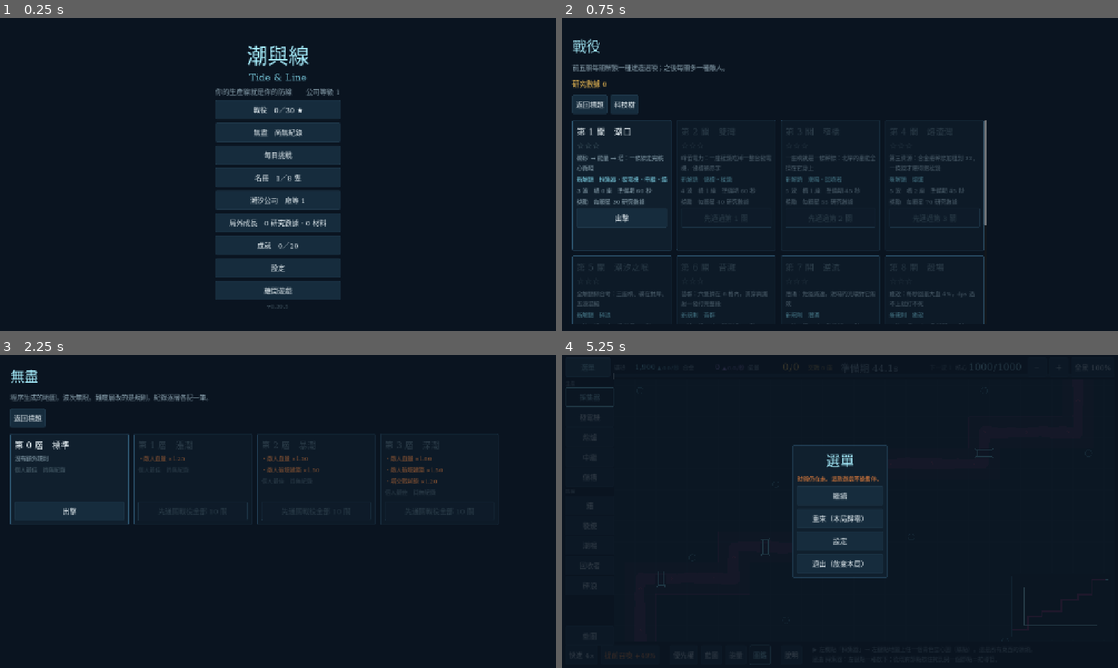
Above: before the commit, frames 1-4 (two rows, left to right).
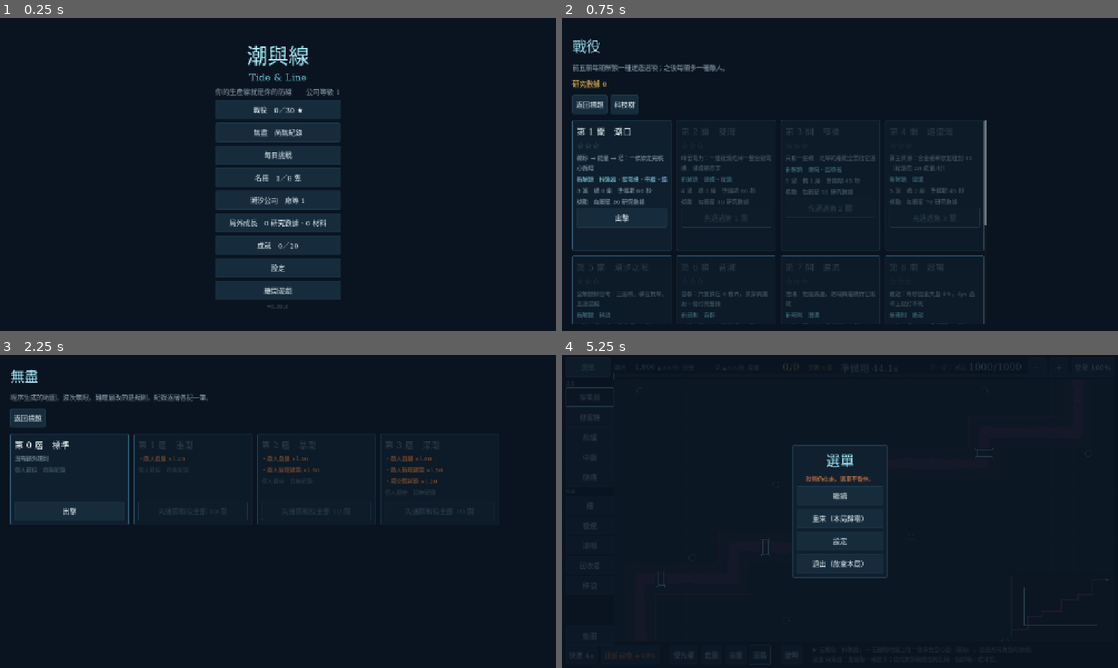
Above: after the commit, the same moments.

Repository: XiaoLin-001/TheGame
Game: Godot game, scene res://scenes/Main.tscn
Same seed, same stepped clock (60 frames per second), same inputs: the game is played once before the commit and once after it.
Inputs:
- Up to frame 1 (0.25 s): no input
- Up to frame 2 (0.75 s): click "戰役 0／30 ★" at 0.5 s
- Up to frame 3 (2.25 s): click "返回標題" at 1.25 s; click "無盡 尚無紀錄" at 2 s
- Up to frame 4 (5.25 s): click "返回標題" at 2.75 s; click "每日挑戰" at 3.5 s; click "開始（統一配置）" at 4.25 s; click "選單" at 5 s

The runs differ from the first frame. In frame 2, 0.6% of the frame differs, in the area x 40-75%, y 44-90%; in frame 3, nothing differs; in frame 4, 0.2%.

Commit message:
B3.9.5 介面說事實（VERSION 0.39.6）
使用者：「把所有長得像 AI 文字的部分都修掉。」

掃過 569 條玩家看得到的字串，改寫 20 條。B2.7.3 那四條禁令一條都沒抓到要修
的東西——四條抓的是句子的形狀（破折號、對句、開發代號、markdown），而「像
AI 寫的」那件事的形狀是語氣：替玩家下結論、替設計辯護。

改掉的那一類：
- 「單打比錨弱，敵人擠成一團時才划算」→「單打的傷害比錨低」
- 「減速與破甲各自取最大，所以和潮鳴疊得起來」→「減速與破甲各自取最大」
- 「塔只有交戰時吃電，待機 0：約束是峰值電力，不是平均」→ 砍掉冒號後半
- 「交戰耗能 −8%（待機本來就是 0）」→「（待機耗能 0）」
- 「達成的當下就入帳，沒有領取鈕」→「達成的當下就入帳」
- 「時間仍在走。這款遊戲不能暫停」→「時間仍在走。選單不暫停」

抓不到的規則等於沒有規則：`qa/copy_tells.py` 加三條偵測（結論詞／評價詞／
辯護詞，基準各 0 條），`20_ART_DIRECTION.md` §3.5 與 CLAUDE.md 的基準同步。
原四條基準未動——那八條破折號全部是錯誤訊息接補救步驟，逐條看過。

19 支測試全過、十個畫面的 clicktest 全 PASS、exe 上四個畫面 PASS。

Co-Authored-By: Claude Opus 5 <noreply@anthropic.com>

Diff:
--- a/godot/data/Campaign.gd
+++ b/godot/data/Campaign.gd
@@ -1035,12 +1035,12 @@
 	{
 		"map": L3, "demo": L3_DEMO, "unlocked": L3_BUILD,
 		"star_throughput": 0.6, "reward": 55,
-		"lesson": "一座橋就是一條幹線：北岸的產能全擠在它身上",
+		"lesson": "只有一座橋：北岸的產能全要從它過",
 	},
 	{
 		"map": L4, "demo": L4_DEMO, "unlocked": L4_BUILD,
 		"star_throughput": 0.5, "reward": 70,
-		"lesson": "第三資源：合金把幹線加粗到 22，一條線才餵得飽稜鏡",
+		"lesson": "第三資源：合金把幹線加粗到 22（稜鏡吃 20 能量/秒）",
 	},
 	{
 		"map": L5, "demo": L5_DEMO, "unlocked": L5_BUILD,
@@ -1055,7 +1055,7 @@
 	{
 		"map": L7, "demo": L7_DEMO, "unlocked": ACT2_BUILD,
 		"star_throughput": 0.40, "reward": 110,
-		"lesson": "潛涌：免疫減速，潮鳴的光環對它無效",
+		"lesson": "潛涌：免疫減速，潮鳴與霜礁對它無效",
 	},
 	{
 		"map": L8, "demo": L8_DEMO, "unlocked": ACT2_BUILD,
@@ -1065,7 +1065,7 @@
 	{
 		"map": L9, "demo": L9_DEMO, "unlocked": ACT2_BUILD,
 		"star_throughput": 0.35, "reward": 140,
-		"lesson": "混編：苔群、潛涌、癒殼兩兩同時來，一份電要分給三種答案",
+		"lesson": "混編：苔群、潛涌、癒殼兩兩同時來",
 	},
 	{
 		"map": L10, "demo": L10_DEMO, "unlocked": ACT2_BUILD,
--- a/godot/data/Tech.gd
+++ b/godot/data/Tech.gd
@@ -56,7 +56,7 @@
 	{
 		"id": "eff1", "branch": DEFENSE, "line": "eff", "tier": 1,
 		"name": "能量效率 I", "effect": "engage_mult", "value": 0.92,
-		"desc": "塔的「交戰」耗能 −8%（待機本來就是 0）。",
+		"desc": "塔的「交戰」耗能 −8%（待機耗能 0）。",
 	},
 	{
 		"id": "eff2", "branch": DEFENSE, "line": "eff", "tier": 2,
--- a/godot/scripts/core/GameState.gd
+++ b/godot/scripts/core/GameState.gd
@@ -10,7 +10,7 @@
 ## `0.<全域批次序號>.<修補>`。**批次編號就編在版本號裡**，所以這裡不再另存一個
 ## `BATCH` 字串——B0.6 與 B0.6.1 連續兩批都忘了同步它，標題畫面掛著 `B0.5` 三天。
 ## 兩個必須手動保持一致的常數，遲早會不一致；批次名稱在 `CHANGELOG.md` 與 git log。
-const VERSION := "0.39.5"
+const VERSION := "0.39.6"
 
 const GAME_NAME := "潮與線"
 const GAME_NAME_EN := "Tide & Line"
--- a/godot/scripts/game/BuildController.gd
+++ b/godot/scripts/game/BuildController.gd
@@ -26,7 +26,7 @@
 	Build.NO_ORE: "礦砂不夠",
 	Build.NO_ALLOY: "合金不夠——合金要蓋熔爐、而且熔爐要接到核心才入帳",
 	Build.LOCKED: "這一關還沒解鎖這種節點",
-	Build.OVERLAPS: "這條線會和一條既有導管疊在一起——兩條線畫在同一排格上看不出是兩條，請改個走法",
+	Build.OVERLAPS: "這條線會和一條既有導管疊在一起——改個走法，或先放一個中繼繞開",
 }
 
 
--- a/godot/scripts/screens/Achievements.gd
+++ b/godot/scripts/screens/Achievements.gd
@@ -110,7 +110,7 @@
 		], 16, Palette.ENERGY_AMBER, false
 	))
 	col.add_child(UiKit.label(
-		"達成的當下就入帳，沒有領取鈕。",
+		"達成的當下就入帳。",
 		13, Palette.TEXT_SECONDARY, false
 	))
 
--- a/godot/scripts/screens/Battle.gd
+++ b/godot/scripts/screens/Battle.gd
@@ -4009,9 +4009,9 @@
 	var col := UiKit.vbox(3)
 	box.add_child(col)
 	for line: String in [
-		"操作　左鍵做事、中鍵移動視野、滾輪縮放、ESC 開選單。沒有右鍵",
+		"操作　左鍵做事、中鍵移動視野、滾輪縮放、ESC 開選單",
 		"　蓋節點：左欄選一種 → 左鍵點地圖上的一格",
-		"　拉導管：從一個節點按住左鍵，拖到另一個節點放開（隨時都能拖，不用切模式）",
+		"　拉導管：從一個節點按住左鍵，拖到另一個節點放開（隨時都能拖）",
 		"　檢　視：左鍵點一座建築或一條導管 → 右邊出現它的數據，升級與拆除也在那個面板上",
 		"　　　　　升級：每一級加的東西不同，耗能一律 +25%／級，上限 5 級，隨局結束消失｜拆除返還 75%",
 		"　取　消：再點一次同一個東西＝收起面板；再按一次左欄的節點鈕＝放下手上那一種",
@@ -4024,7 +4024,7 @@
 		_bridge_line(),
 		"　節點不能蓋在敵人路徑上",
 		"　敵人走過時會打壞相鄰 1 格的東西 → 塔與導管退開 2 格就安全",
-		"　塔只有交戰時吃電，待機 0：約束是「峰值電力」，不是平均",
+		"　塔只有交戰時吃電，待機 0",
 		"",
 		"底欄　快進 4×（只有準備期）｜提前召喚（提早開波換掉落倍率）｜優先權（缺料時誰先餓死）",
 	]:
@@ -4565,18 +4565,18 @@
 		"extractor": "礦砂的源頭。只能蓋在礦點上，而且要接到核心才入帳。",
 		"generator": "把礦砂燒成能量。全遊戲唯一的電力來源，每台吃 4 礦砂/秒。",
 		"smelter": "合金的唯一來源。吃礦砂也吃電，而且待機也吃 10 能量/秒。合金要接到核心才入帳。",
-		"breaker": "濺射：打中最前那一隻，順便打它周圍 2.5 格內的每一隻。單打比錨弱，敵人擠成一團時才划算。",
+		"breaker": "濺射：打中最前那一隻，順便打它周圍 2.5 格內的每一隻。單打的傷害比錨低。",
 		"relay": "轉彎與分岔用。導管只能走直線與 45°，所有拐角都靠它。",
-		"silo": "準備期存電、波次期放電。充放電速率受它自己那條導管的 cap 限制，擺太遠或線太細就趕不上。",
-		"anchor": "最便宜的塔，物理傷害。護甲是減法，打甲殼很吃虧。",
+		"silo": "準備期存電、波次期放電。充放電速率受它自己那條導管的 cap 限制。",
+		"anchor": "最便宜的塔，物理傷害。護甲是減法，而甲殼有護甲 8。",
 		"prism": "最貴的塔，能量傷害穿透一直線。與路徑同一列時可一次貫穿整段。",
 		"knell": "不開火。減速 40% ＋ 破甲 25%，多座不疊加，取最強的一座。",
 		# `Label` 不解析 Markdown——`**任何**` 會原樣印出兩排星號（B0.7.1／B0.7.3
 		# 各犯過一次，這裡是第三處，B1.1 一併掃掉）。強調一律用「」。
-		"reclaimer": "射程內「任何」敵人死亡就回收能量（不限自己擊殺）。蓋在敵人常死的那一段路上。",
-		"longcall": "射程 12，一座蓋掉大圖的一個象限。每瓦傷害中等，用來補防線的空隙。",
-		"frostreef": "不開火。減速 65%（潮鳴 40%）但「沒有」破甲，射程只有 3，電費是潮鳴的 1.8 倍。減速與破甲各自取最大，所以和潮鳴疊得起來，但兩座都要吃電。",
-		"ballast": "血量 90（其餘塔 60），每瓦傷害全場最高。造價 240 礦砂＋100 合金，而合金要一座待機吃 10 電的熔爐。",
+		"reclaimer": "射程內「任何」敵人死亡就回收能量，不限自己擊殺。",
+		"longcall": "射程 12，一座蓋掉大圖的一個象限。每瓦傷害中等。",
+		"frostreef": "不開火。減速 65%（潮鳴 40%），「沒有」破甲，射程 3，電費是潮鳴的 1.8 倍。減速與破甲各自取最大。",
+		"ballast": "血量 90（其餘塔 60），每瓦傷害全場最高。造價 240 礦砂 ＋ 100 合金。",
 	}.get(type, ""))
 	if def.has("ore_out"):
 		out.append("產出　＋%.0f 礦砂/秒" % float(def["ore_out"]))
@@ -5133,7 +5133,7 @@
 	var col := UiKit.vbox(8)
 	box.add_child(col)
 	col.add_child(UiKit.label("選單", 32, Palette.ORDER_BRIGHT))
-	col.add_child(UiKit.label("時間仍在走。這款遊戲不能暫停。", 13, Palette.WARN_ORANGE))
+	col.add_child(UiKit.label("時間仍在走。選單不暫停。", 13, Palette.WARN_ORANGE))
 	_menu_buttons.clear()
 	# 「重來」與「退出」的代價寫在鈕上。**不做二次確認**：R1 說失敗只花時間，
 	# 而一句括號比一個確認框省一次點擊，也省一整個對話框元件。
--- a/godot/scripts/screens/Settings.gd
+++ b/godot/scripts/screens/Settings.gd
@@ -140,7 +140,7 @@
 	for v: Array in VOLUMES:
 		col.add_child(_volume_row(String(v[0]), String(v[1])))
 	col.add_child(UiKit.label(
-		"※ 音樂分兩層：準備期只有底層，開打時打擊層淡入。同一首曲子，不換曲。",
+		"※ 音樂分兩層：準備期只有底層，開打時打擊層淡入。",
 		13, Palette.TEXT_DISABLED, false
 	))
 
@@ -172,7 +172,7 @@
 		res_row.add_child(UiKit.touchable(b))
 
 	col.add_child(UiKit.label(
-		"※ 沒有鍵位設定：這款遊戲只綁了一顆鍵（ESC ＝ 選單／返回），其餘全在滑鼠上。",
+		"※ 只有一顆鍵：ESC ＝ 選單／返回。其餘操作都在滑鼠上。",
 		13, Palette.TEXT_DISABLED, false
 	))
 
Not shown, changed: CHANGELOG.md
Not shown, changed: CLAUDE.md
Not shown, changed: docs/20_ART_DIRECTION.md
Not shown, changed: docs/40_PRODUCTION_PLAN.md
Not shown, changed: qa/copy_tells.py
